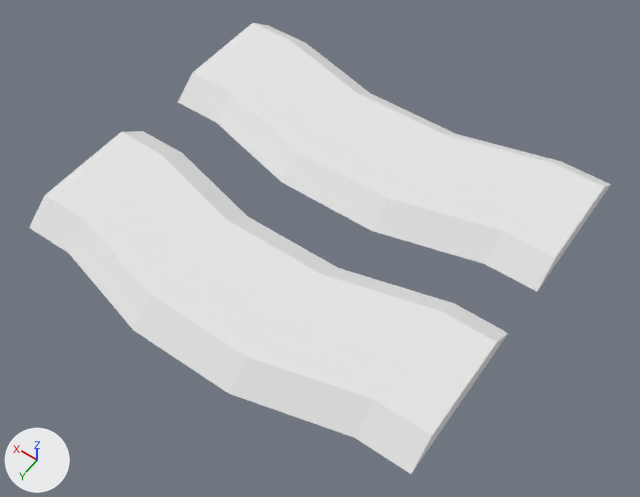
Before and after pictures for a commit that changed the OBJ model DynamicLab/Assets/Nature Kit/Models/OBJ format/crops_dirtDoubleRow.obj.
One viewpoint serves both versions: a camera (50 mm lens) standing at (-0.756, 1.08, 1.53) and looking at (-0.047, 0.087, -0.032). Every picture has the same lights, and +X, +Y and +Z are marked at lower left. The older version comes first. Where no turn or scale is listed for an object, it has been applied to the vertices.

In view in the first picture: 'crops_dirtDoubleRow'.
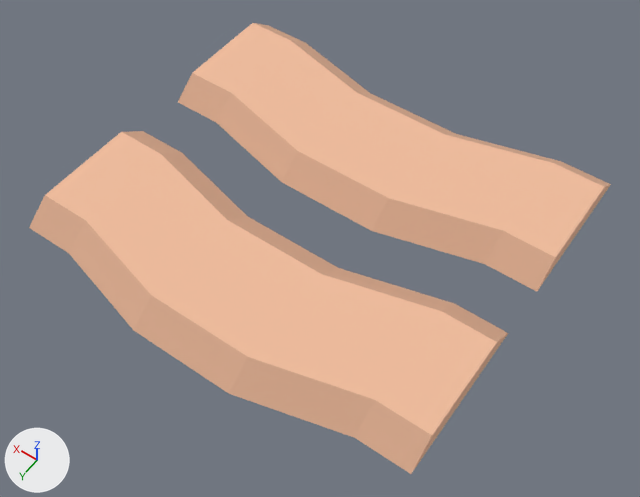
Boxes [x1, y1, x2, y2] around the edits, measured in the pictures (640 x 497 px):
'crops_dirtDoubleRow', recoloured (white to beige): [29, 23, 611, 474] in both

Edits to the bpy script that builds the scene:
```text
Change mat_dirtdark:
    mat_dirtdark.base_color: (0.8, 0.8, 0.8) -> (0.71, 0.408, 0.271)  # white #e7e7e7 -> beige #dbab8e
Change mat_dirt:
    mat_dirt.base_color: (0.8, 0.8, 0.8) -> (0.886, 0.514, 0.341)  # white #e7e7e7 -> beige #f2be9e
```
